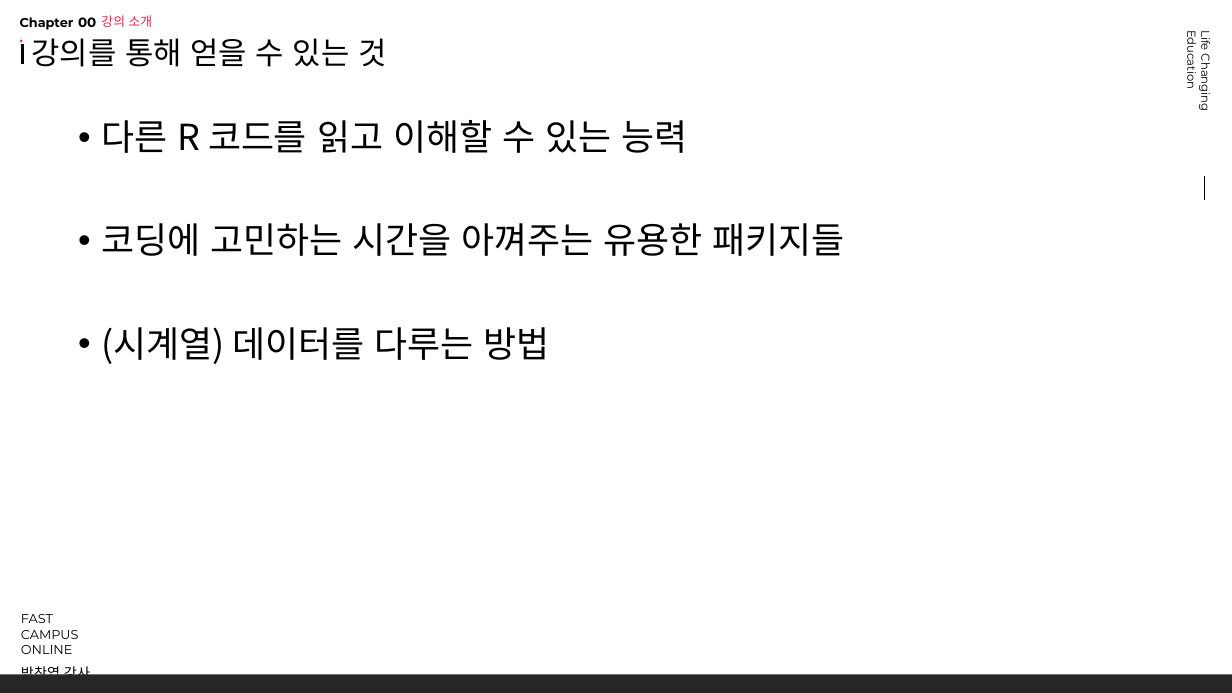
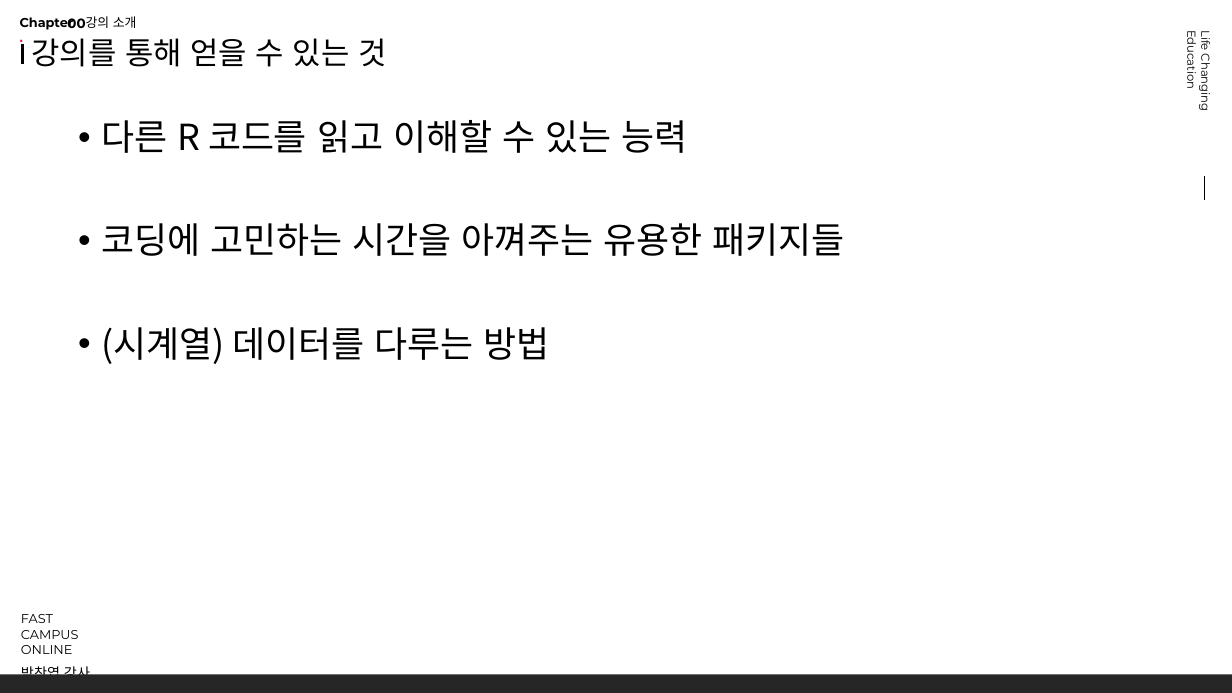
Before and after one commit to mrchypark/fcf-R-basic, a slide deck: slide 6 of slide/chapter00_01.pptx. Drawn at 1232x693 pixels with LibreOffice and Linux fonts; fonts in the diff are those of the drawing; background and template pictures are left out. Boxes give left, top, right and bottom in pixels: in the first picture for what was removed or moved away, otherwise in the second. Text is boxed around its words. In the diff, an @@ line names an element or a change of style, - is before the commit and + after.

```diff
--- a/slide/chapter00_01.pptx
+++ b/slide/chapter00_01.pptx
@@ text "00": place and size @@
-text "00" at (78, 17, 96, 27)
+text "00" at (67, 18, 85, 28)
@@ text "강의 소개": place and size @@
-text "강의 소개" at (101, 15, 153, 27)
+text "강의 소개" at (86, 16, 137, 28)
@@ text "강의 소개" at (86, 16, 137, 28): text colour #EF234B to #000000 @@
```
Also in this commit, not shown: 9 other slides changed, 30 other files.
